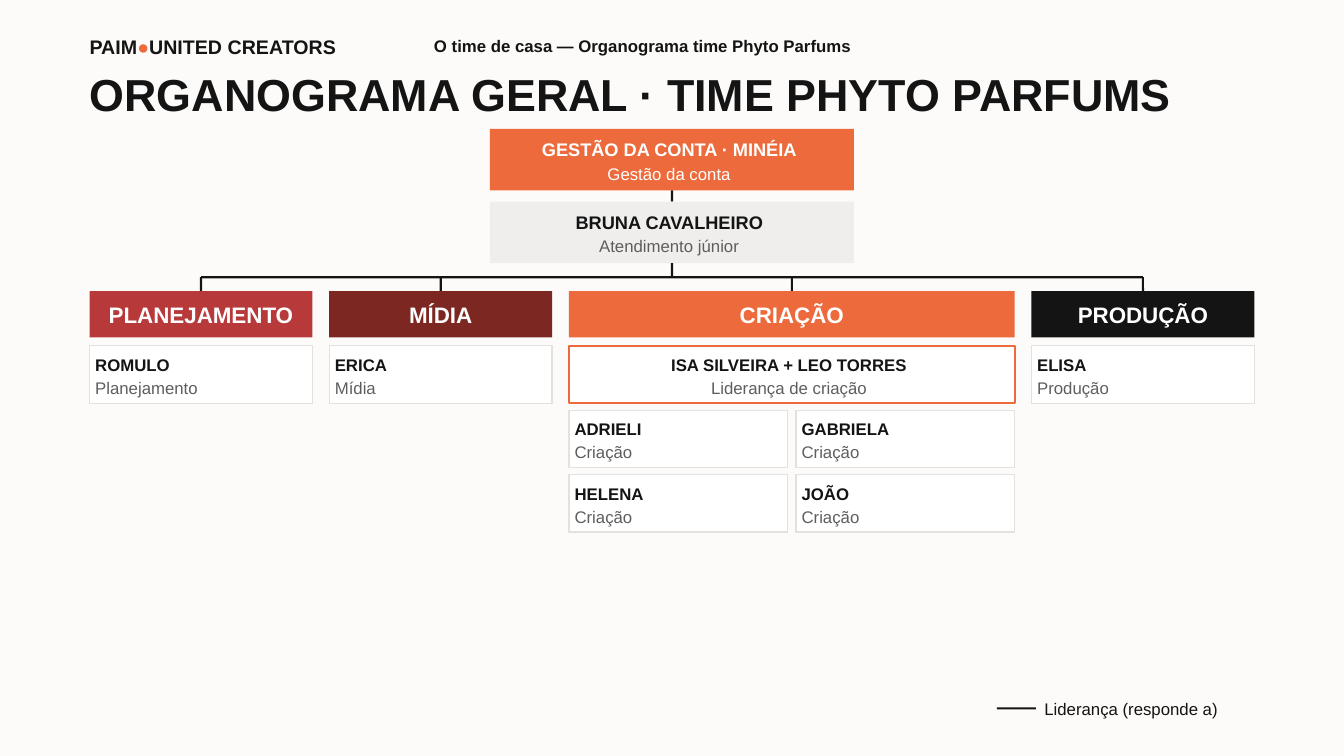
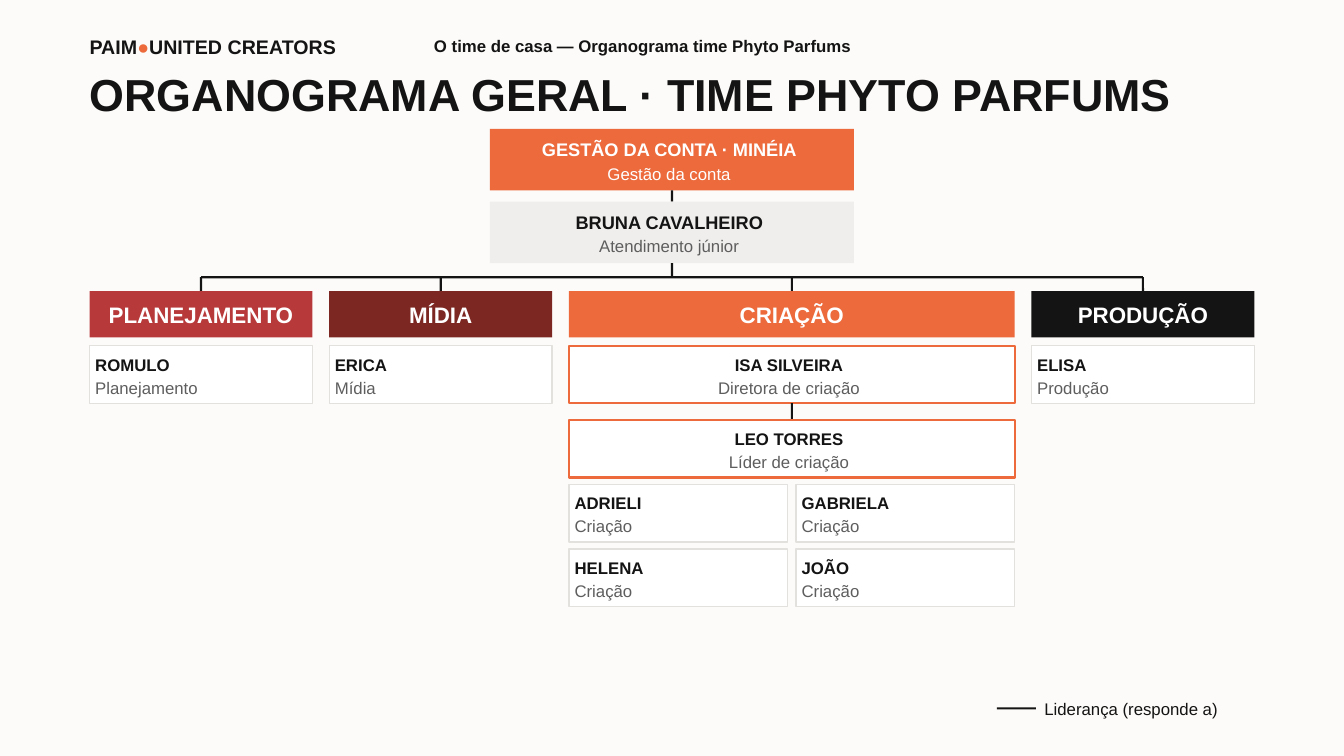
Before and after one commit to Miadolfo/paim, a slide deck: slide 2 of Organogramas_Clientes_Marilia.pptx. Drawn at 1344x756 pixels with LibreOffice and Linux fonts; fonts in the diff are those of the drawing. Boxes give left, top, right and bottom in pixels: in the first picture for what was removed or moved away, otherwise in the second. Text is boxed around its words. In the diff, an @@ line names an element or a change of style, - is before the commit and + after.

```diff
--- a/Organogramas_Clientes_Marilia.pptx
+++ b/Organogramas_Clientes_Marilia.pptx
@@ text at [718, 359, 860, 398]: text changed; text colour #141414 to #5E5E5E; bold off @@
-ISA SILVEIRA + LEO TORRES
-Liderança de criação
+ISA SILVEIRA
+Diretora de criação
@@ line added from (792, 403) to (792, 420), #141414 1.5 pt @@
@@ rectangle added at [569, 420, 1014, 478], fill #FFFFFF, outline #EC6A3B 1.5 pt @@
@@ text added at [729, 433, 849, 472], 12 pt, text #5E5E5E @@
+LEO TORRES
+Líder de criação
@@ rectangle: place and size @@
-rectangle at [569, 475, 787, 532]
+rectangle at [569, 485, 787, 542]
@@ rectangle: place and size @@
-rectangle at [797, 475, 1015, 532]
+rectangle at [797, 485, 1015, 542]
@@ rectangle: place and size @@
-rectangle at [569, 410, 787, 468]
+rectangle at [569, 549, 787, 607]
@@ 4 texts: place and size @@
-4 texts at [575, 423, 890, 527]
+4 texts at [575, 497, 890, 601]
@@ rectangle: place and size @@
-rectangle at [797, 410, 1015, 468]
+rectangle at [797, 549, 1015, 607]
```
Also in this commit, not shown: 3 other slides changed, 1 other file.
